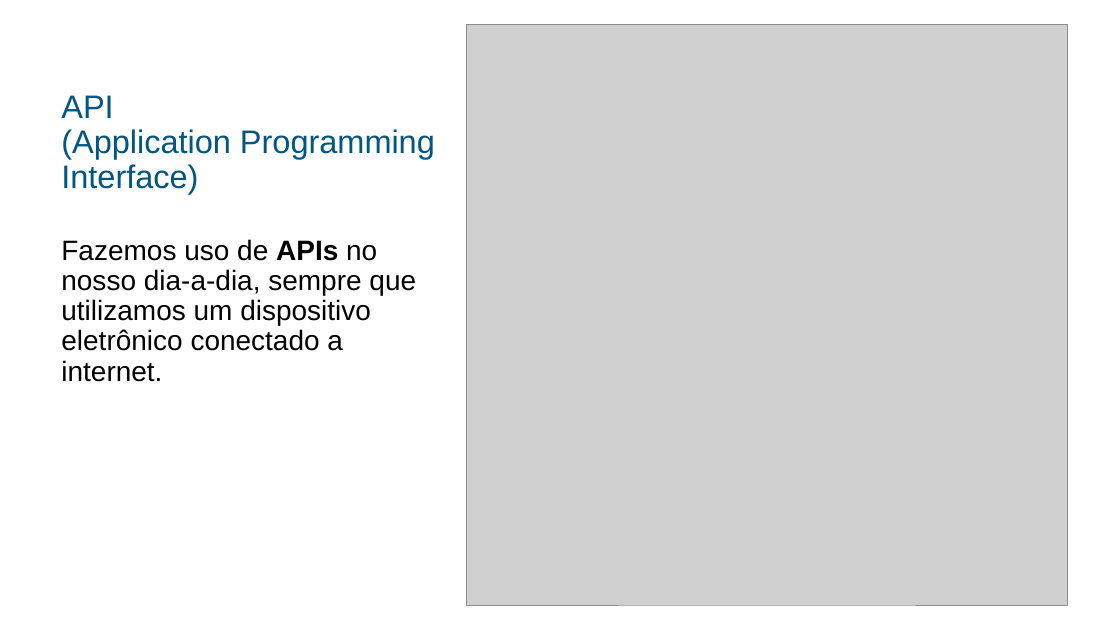
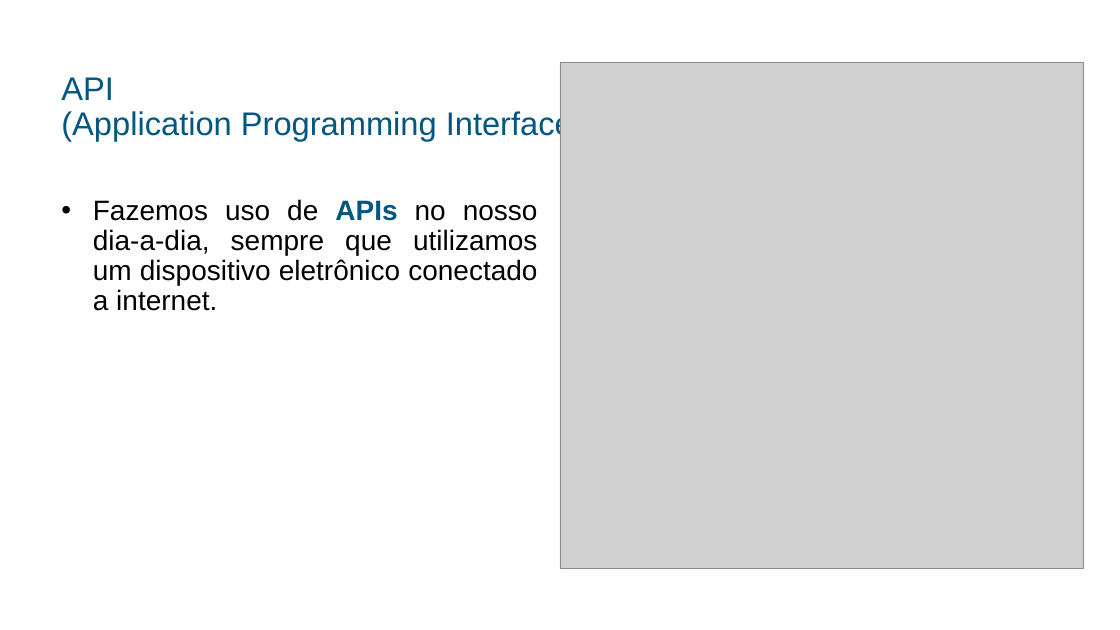
Before and after one commit to alexandrepeluchi/trabalho-diplomacao, a slide deck: slide 7 of Documentos/Apresentação Power Point/Apresentação do TD - Alexandre Peluchi.pptx. Drawn at 1120x630 pixels with LibreOffice and Linux fonts; fonts in the diff are those of the drawing; grey boxes stand for pictures. Boxes give left, top, right and bottom in pixels: in the first picture for what was removed or moved away, otherwise in the second. Text is boxed around its words. In the diff, an @@ line names an element or a change of style, - is before the commit and + after.

```diff
--- a/Documentos/Apresentação Power Point/Apresentação do TD - Alexandre Peluchi.pptx
+++ b/Documentos/Apresentação Power Point/Apresentação do TD - Alexandre Peluchi.pptx
@@ title "API (Application Programming Interface)" moved from (x1=61, y1=95, x2=435, y2=194) to (x1=61, y1=77, x2=584, y2=141) @@
@@ title "API (Application Programming Interface)" at (x1=61, y1=77, x2=584, y2=141): size 27.9 to 28 pt @@
@@ picture resized from (x1=466, y1=25, x2=1067, y2=606) to (x1=560, y1=62, x2=1085, y2=569) @@
@@ text "Fazemos uso de APIs no ..." moved from (x1=61, y1=239, x2=416, y2=382) to (x1=93, y1=199, x2=538, y2=311) @@
@@ text "Fazemos uso de APIs no ..." at (x1=93, y1=199, x2=538, y2=311): text colour #000000 to #025682 in "APIs"; alignment left to justified; bullet none to • @@
```
Also in this commit, not shown: 10 other slides changed, 6 slides added, 2 slides removed, 1 other file.
